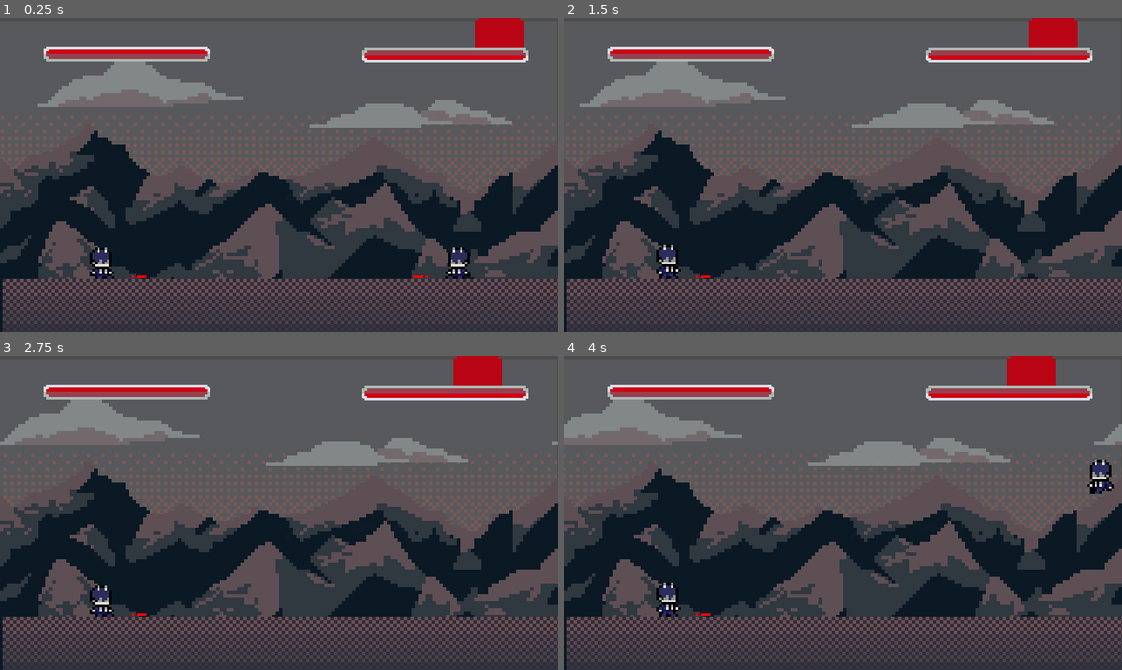
Above: before the commit, frames 1-4 (two rows, left to right).
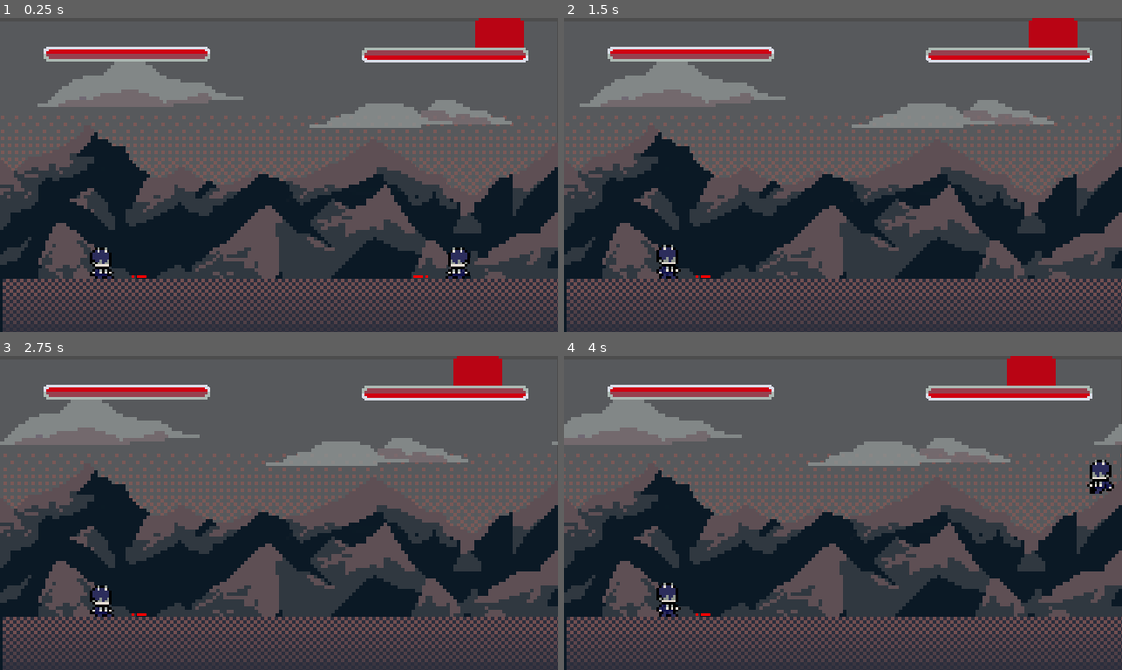
Above: after the commit, the same moments.

Repository: lucasmcclean/project-foxtrot-black-trigger-watchtower-omega
Game: Godot game, scene res://main.tscn
The game is run twice, just before and just after one commit, with the same random seed, the same clock (stepped at 60 frames per second) and the same inputs.
Inputs:
- Up to frame 1 (0.25 s): no input
- Up to frame 2 (1.5 s): hold D (move_right) 0.53-1.28 s; tap S (crouch) at 0.6 s; tap W (jump) at 0.77 s; hold Insert (move_down) from 1.28 s (still down); tap Space (flash_step) at 1.35 s
- Up to frame 3 (2.75 s): tap W (jump) at 1.52 s; release Insert (move_down) at 2.03 s; hold D (move_right) from 2.03 s (still down); tap E (kick) at 2.1 s
- Up to frame 4 (4 s): release D (move_right) at 2.78 s; hold Page Up (move_up) 2.78-3.53 s; tap Q (punch) at 2.85 s; tap W (jump) at 3.02, 3.77 s; hold A (move_left) from 3.53 s (still down); tap S (crouch) at 3.6 s

The runs differ from the first frame. In frame 1, 3.0% of the frame differs, in the area x 0-100%, y 35-84%; in frame 2, 3.0%, in the area x 0-100%, y 33-84%; in frame 3, 3.0%; in frame 4, 3.0%.

Commit message:
Mountain position fix

Diff:
--- a/project-foxtrot-black-trigger-watchtower-omega/main.tscn
+++ b/project-foxtrot-black-trigger-watchtower-omega/main.tscn
@@ -59,7 +59,7 @@
 [node name="Mountain" type="Sprite2D" parent="Parallax2D"]
 modulate = Color(0.73, 0.73, 0.73, 1)
 texture_repeat = 2
-position = Vector2(1, -56)
+position = Vector2(1, -54)
 texture = ExtResource("10_efxa6")
 region_enabled = true
 region_rect = Rect2(0, 0, 640, 360)
